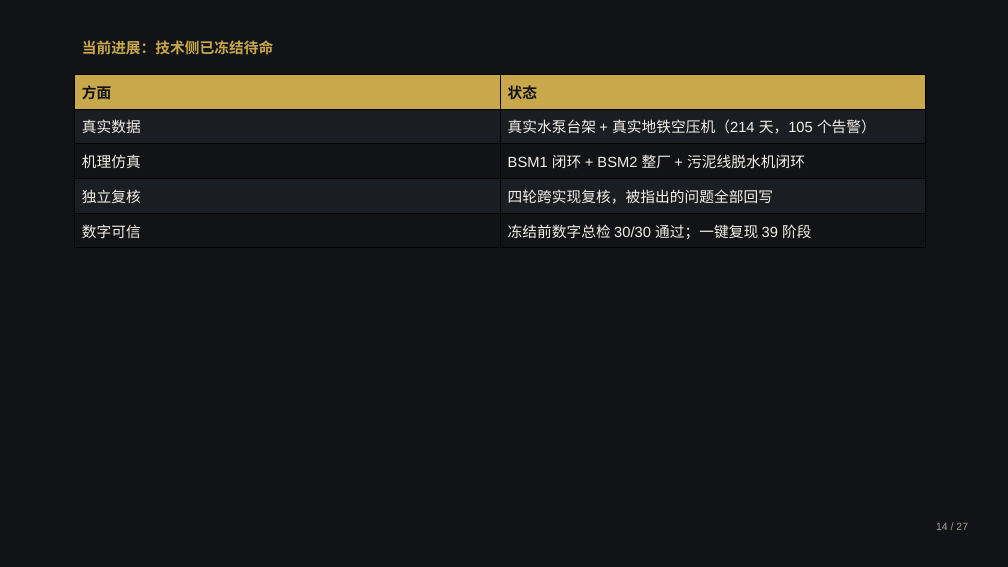
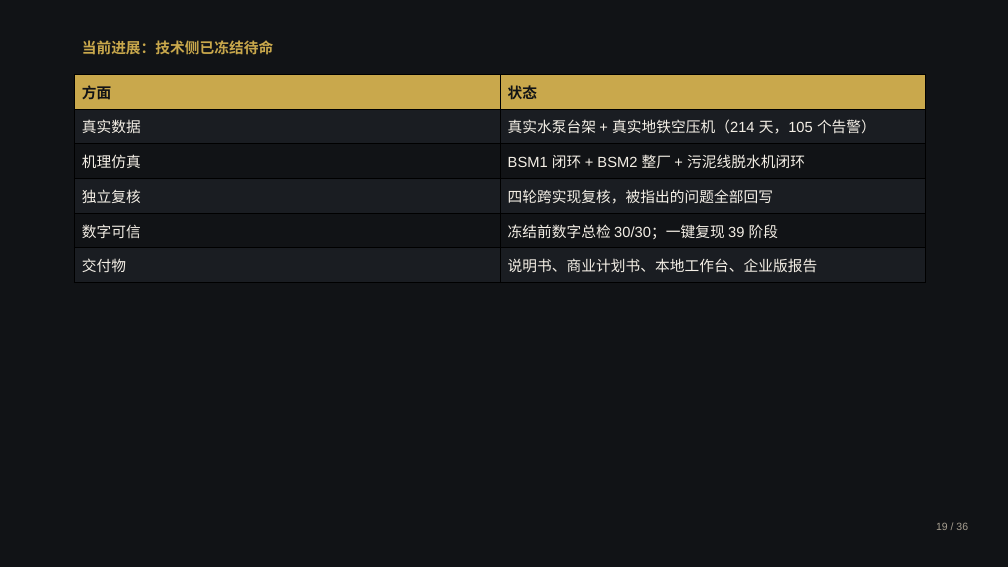
Before and after one commit to by739yang/BEWG_PdM, a slide deck: slide 29 of deliverables/ppt/澜脉_商业计划书.pptx (slide 14 before the commit). Drawn at 1008x567 pixels with LibreOffice and Linux fonts; fonts in the diff are those of the drawing. Boxes give left, top, right and bottom in pixels: in the first picture for what was removed or moved away, otherwise in the second. Text is boxed around its words. In the diff, an @@ line names an element or a change of style, - is before the commit and + after.

Commit message:
材料升级：说明书 v2（242 行 + 38 张按章节插入的图 = 5 自制示意图 + 13 真实截图 + 20 结果图）+ 商业计划书 PPT 48 页（36 页内容 + 12 页配图，python-pptx 注入）

```diff
--- a/deliverables/ppt/澜脉_商业计划书.pptx
+++ b/deliverables/ppt/澜脉_商业计划书.pptx
@@ table at [74,74,926,283] @@
-row 5: 数字可信 | 冻结前数字总检 30/30 通过；一键复现 39 阶段
+row 5: 数字可信 | 冻结前数字总检 30/30；一键复现 39 阶段
+row 6: 交付物 | 说明书、商业计划书、本地工作台、企业版报告
@@ text at [936,522,968,530]: text changed @@
-14 / 27
+19 / 36
```
Also in this commit, not shown: 25 other slides changed, 22 slides added, 1 slide removed, 19 other files.
